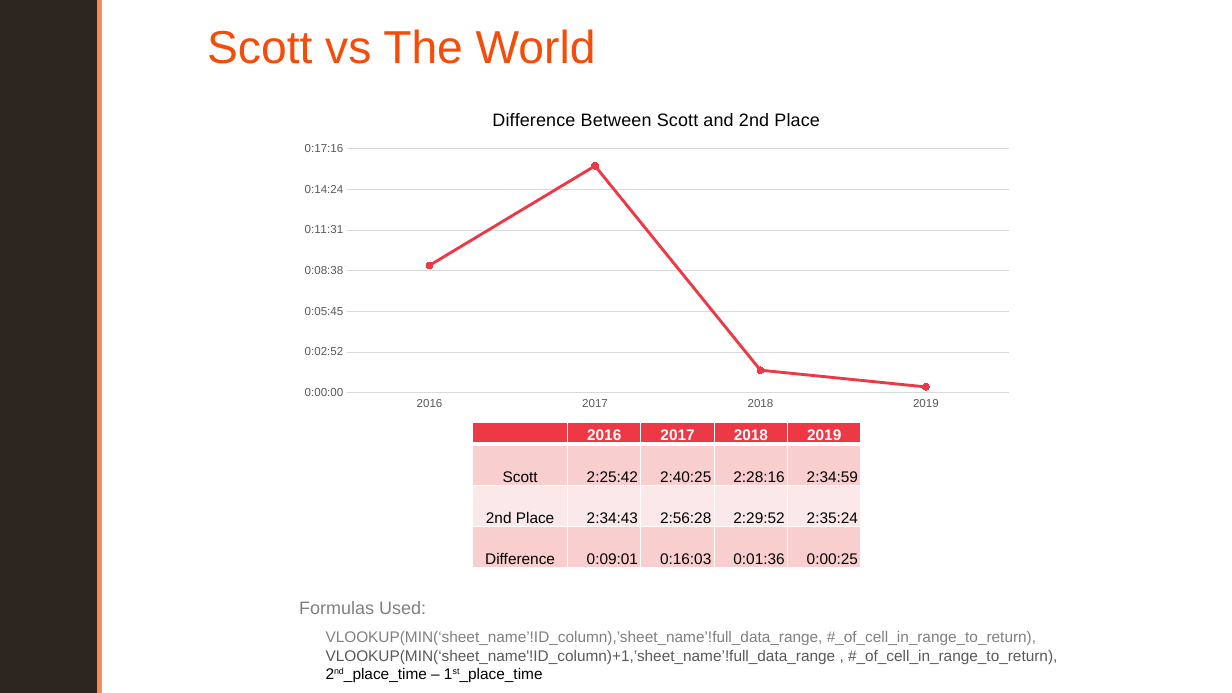
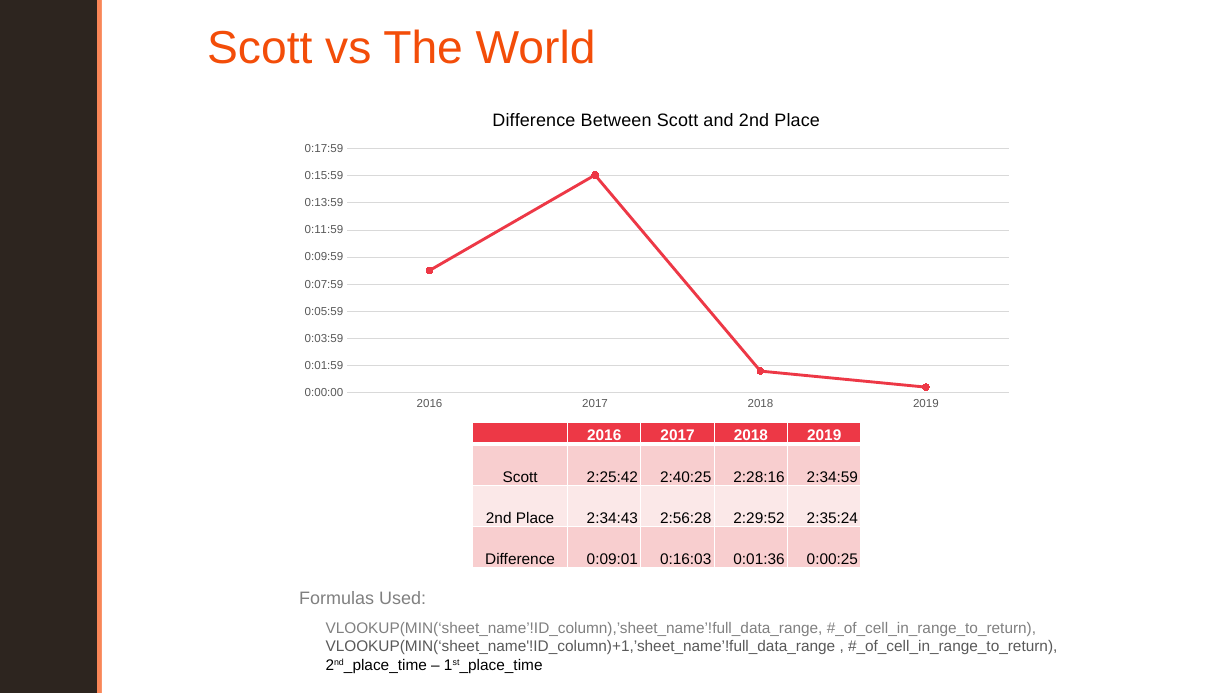
Before and after one commit to aaroncp/rock-and-roll-marathon-2, a slide deck: slide 5 of presentation.pptx. Drawn at 1232x693 pixels with LibreOffice and Linux fonts; fonts in the diff are those of the drawing; background and template pictures are left out. Boxes give left, top, right and bottom in pixels: in the first picture for what was removed or moved away, otherwise in the second. Text is boxed around its words. In the diff, an @@ line names an element or a change of style, - is before the commit and + after.

Commit message:
improved graph range intervals and some spacing

```diff
--- a/presentation.pptx
+++ b/presentation.pptx
@@ line chart at (290,93,1024,417) @@
@@ value axis changed @@
@@ text "Formulas Used:": place and size @@
-text "Formulas Used:" at (299,601,426,614)
+text "Formulas Used:" at (299,591,426,604)
@@ text "VLOOKUP(MIN(‘sheet_name’!ID_column),’sheet_name’!full_data_r ...": place and size @@
-text "VLOOKUP(MIN(‘sheet_name’!ID_column),’sheet_name’!full_data_r ..." at (326,631,1057,683)
+text "VLOOKUP(MIN(‘sheet_name’!ID_column),’sheet_name’!full_data_r ..." at (326,622,1057,673)
```
Also in this commit, not shown: 4 other slides changed, 1 other file.
